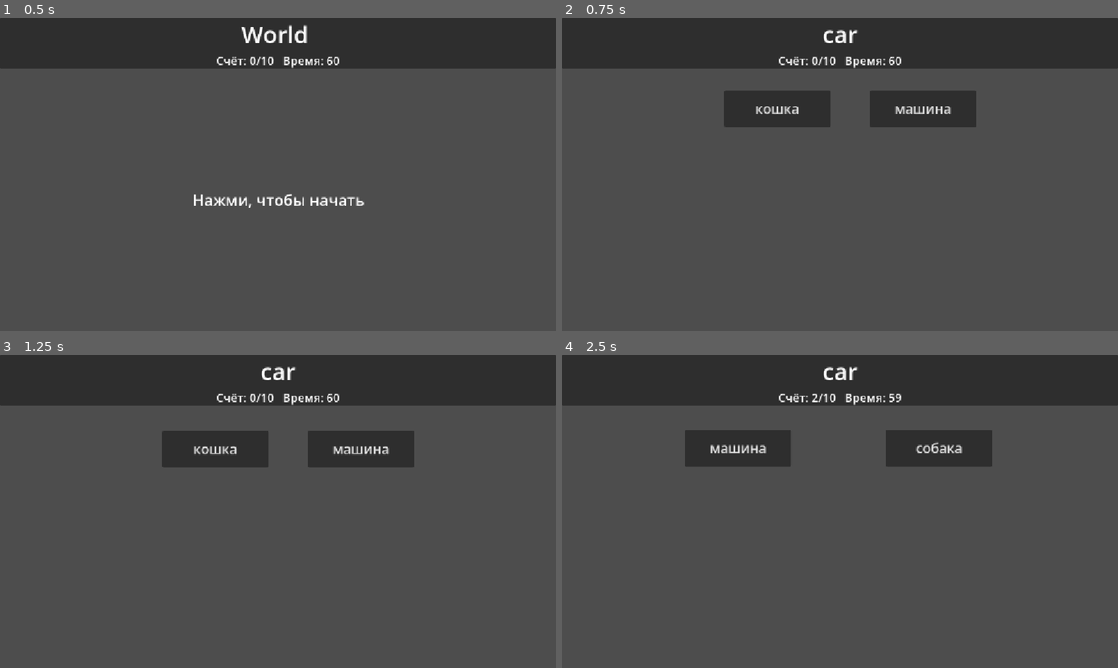
Above: before the commit, frames 1-4 (two rows, left to right).
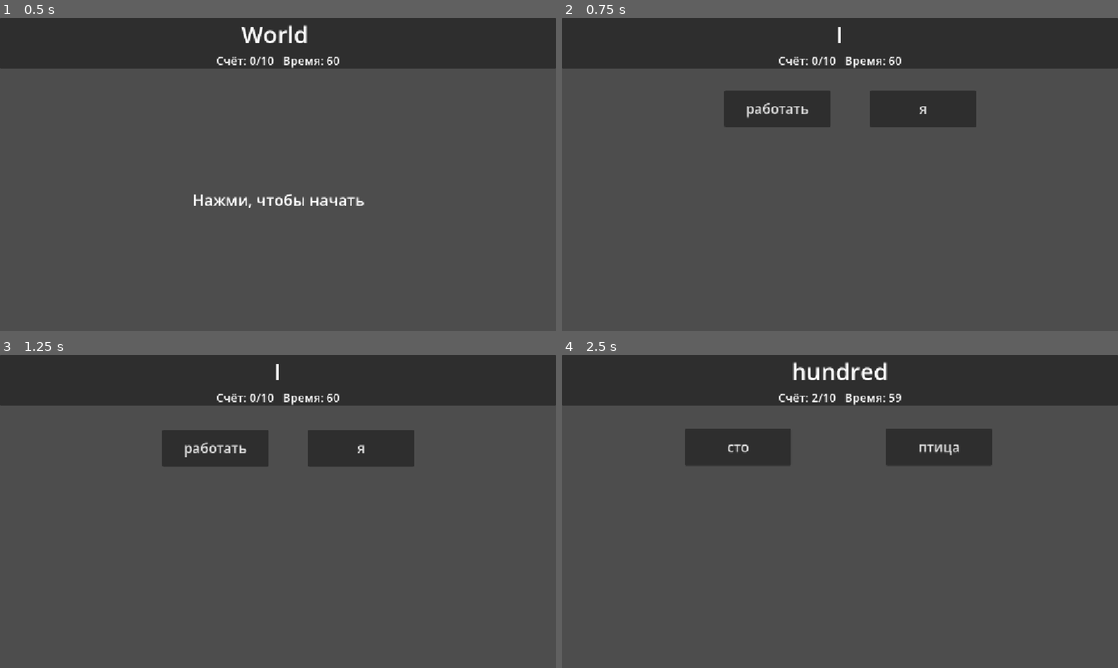
Above: after the commit, the same moments.

Repository: MV1312/language-game
Game: Godot game, scene res://scenes/main.tscn
Two runs of this game, one before a commit and one after it. Both use one fixed random seed, a clock stepped at 60 frames per second and the inputs below.
Inputs (mouse positions are in pixels of both pictures, inside the frame that each line leads up to):
- Up to frame 1 (0.5 s): no input
- Up to frame 2 (0.75 s): tap Enter at 0.5 s; move the mouse to (962, 158) at 0.52 s; click (962, 158) at 0.67 s
- Up to frame 3 (1.25 s): no input
- Up to frame 4 (2.5 s): click (923, 448) at 1.25 s, where only the run before the commit has a clickable "машина"; click (717, 448) at 2 s, where only the run before the commit has a clickable "дом"

Frame 1 is identical in both runs. In frame 2, 0.5% of the frame differs, in the area x 33-70%, y 2-32%; in frame 3, 0.7%; in frame 4, 1.1%, in the area x 22-78%, y 2-36%.

Commit message:
Renaming the variable to open the JSON file

Diff:
--- a/scenes/main.gd
+++ b/scenes/main.gd
@@ -24,7 +24,7 @@
 
 # Скорость падения слов.
 # Если поставить 0, слова не будут падать.
-@export var fall_speed := 14.0
+@export var fall_speed := 10.0
 
 # Если true, слова появляются сверху и падают.
 # Если false, слова появляются в случайном месте.
@@ -38,7 +38,7 @@
 
 # Можно подключить свой файл слов.
 # Если файла нет, будут использоваться DEFAULT_WORDS.
-@export var words_file := "res://words.json"
+@export var words_file := "res://words_a1.json"
 
 var words: Array = []
 var time_left := 0.0
